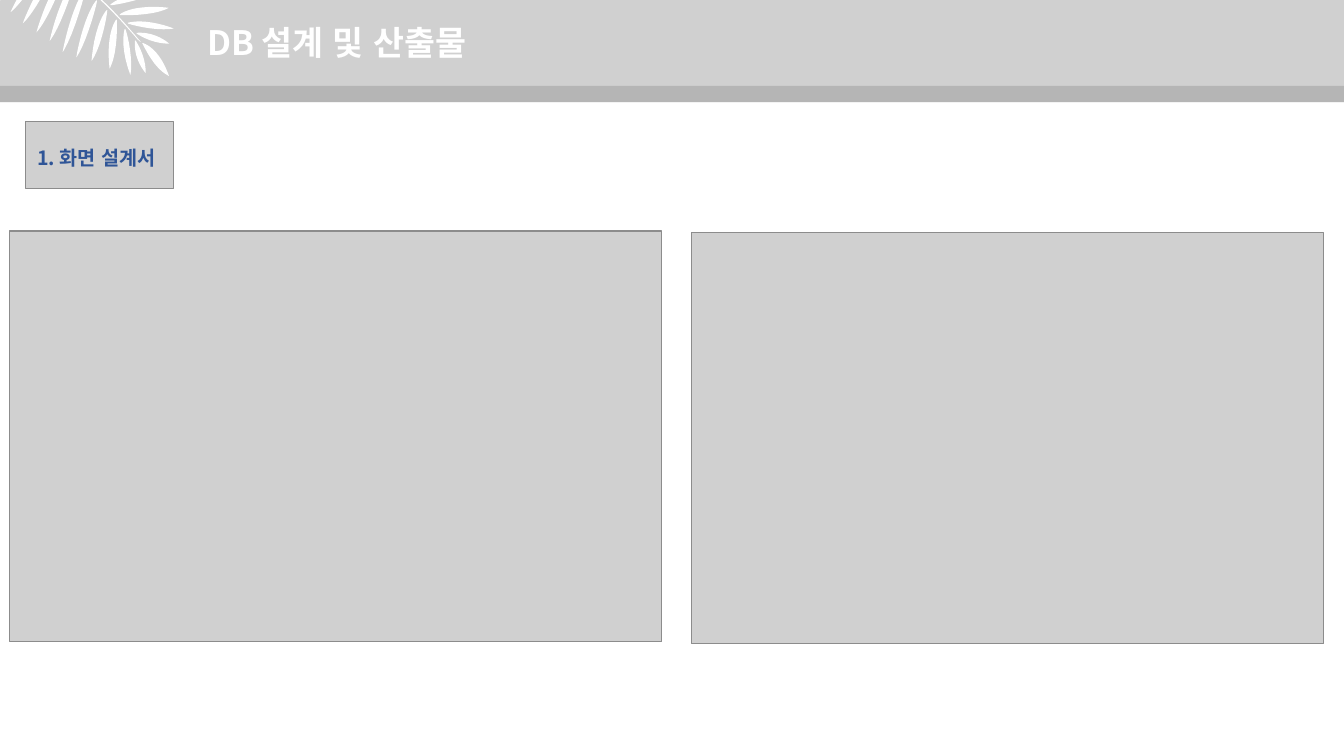
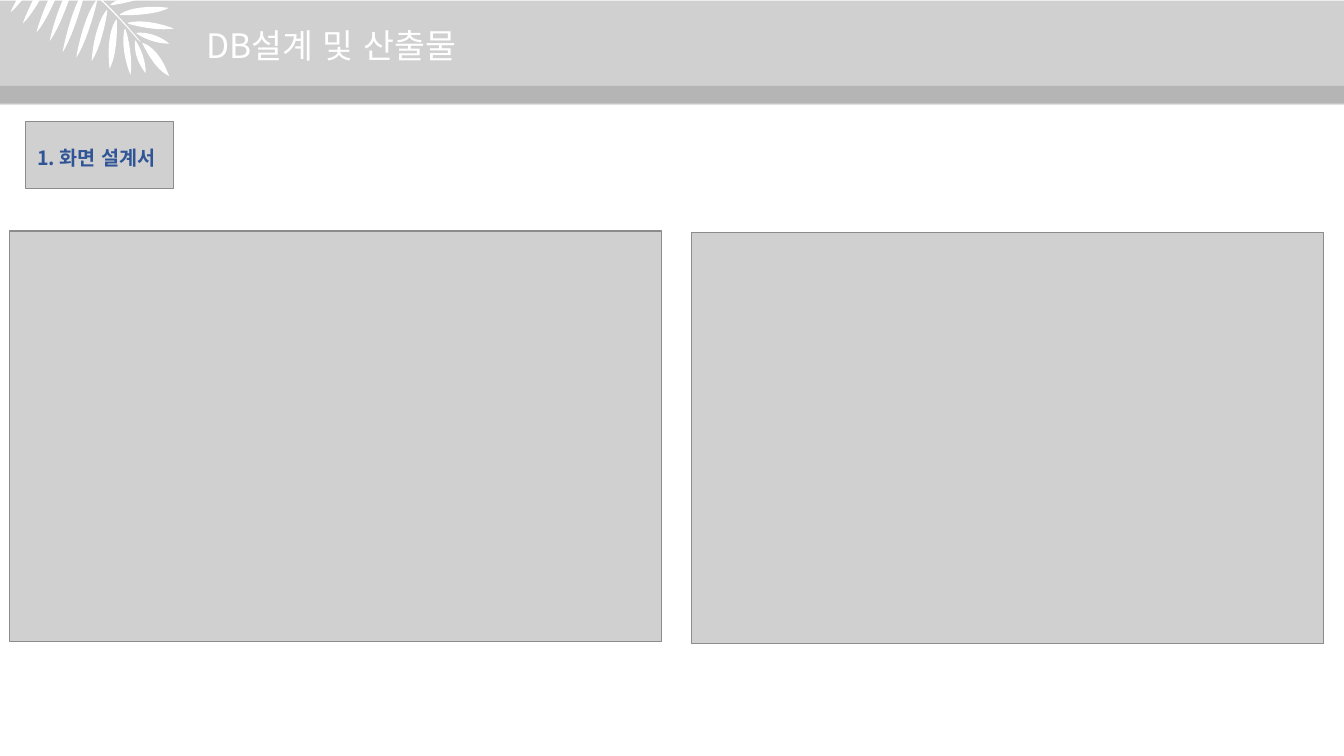
Before and after one commit to juhyeonjong2/EzenCompany, a slide deck: slide 11 of Documents/8. 발표/1. 중간발표/중간발표.pptx. Drawn at 1344x756 pixels with LibreOffice and Linux fonts; fonts in the diff are those of the drawing; grey boxes stand for pictures. Boxes give left, top, right and bottom in pixels: in the first picture for what was removed or moved away, otherwise in the second. Text is boxed around its words. In the diff, an @@ line names an element or a change of style, - is before the commit and + after.

```diff
--- a/Documents/8. 발표/1. 중간발표/중간발표.pptx
+++ b/Documents/8. 발표/1. 중간발표/중간발표.pptx
@@ rectangle at (x1=0, y1=1, x2=1344, y2=102): fill #84EBFC to #D0CECE @@
@@ text in picture at (x1=207, y1=30, x2=456, y2=60): text changed; bold off @@
-      DB 설계 및 산출물
+      DB설계 및 산출물
@@ rectangle removed at (x1=0, y1=103, x2=1344, y2=107) @@
```
Also in this commit, not shown: 11 other slides changed, 6 slides added, 3 slides removed.
